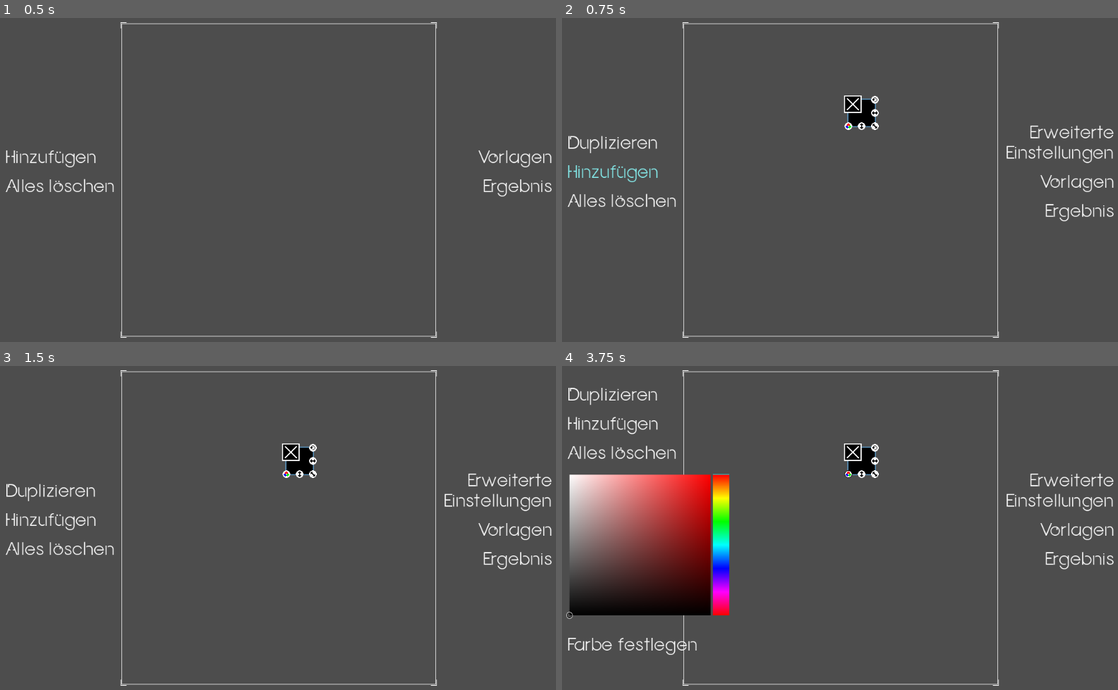
Above: before the commit, frames 1-4 (two rows, left to right).
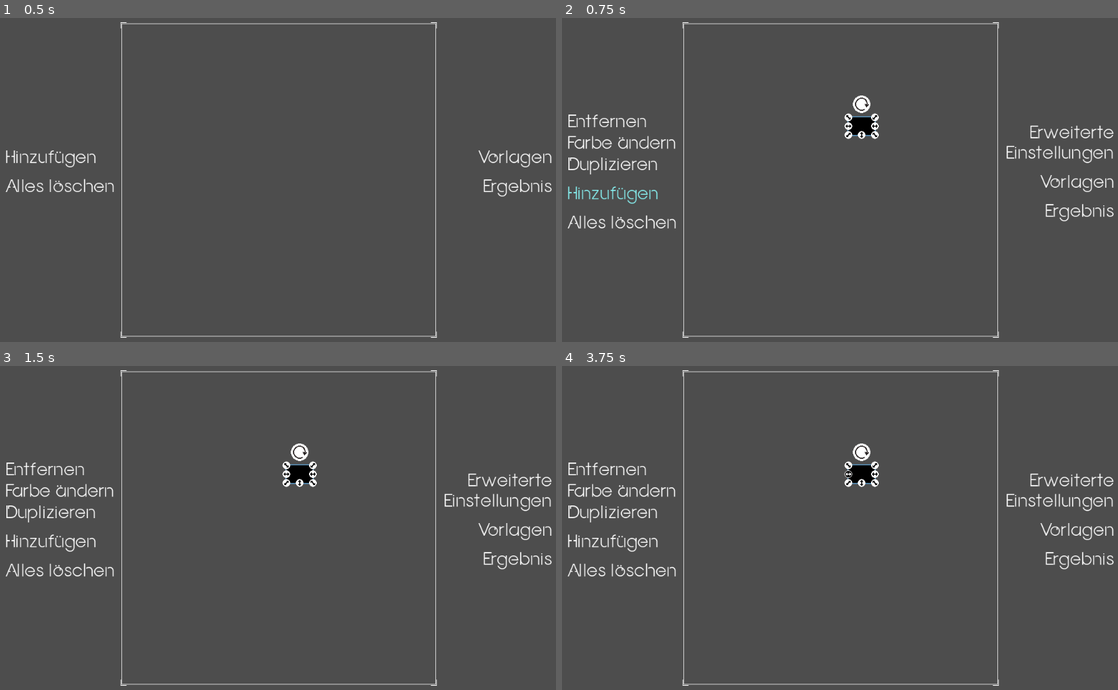
Above: after the commit, the same moments.

Repository: Anomasie/Fractals
Game: Godot game, scene res://scenes/GUI.tscn
Same seed, same stepped clock (60 frames per second), same inputs: the game is played once before the commit and once after it.
Inputs (mouse positions are in pixels of both pictures, inside the frame that each line leads up to; where the layout moved, square brackets give the same spot in the first picture):
- Up to frame 1 (0.5 s): no input
- Up to frame 2 (0.75 s): click "Hinzufügen" at 0.5 s
- Up to frame 3 (1.5 s): click (300, 472) [300, 459] at 1.25 s
- Up to frame 4 (3.75 s): click (873, 472) at 2.02 s; click (862, 453) [873, 447] at 2.75 s; click (851, 472) at 3.52 s

Frame 1 is identical in both runs. In frame 2, 2.3% of the frame differs, in the area x 1-57%, y 23-65%; in frame 3, 2.3%; in frame 4, 14%, in the area x 0-57%, y 6-90%.

Commit message:
changed height and width buttons

Diff:
--- a/scenes/Playground.gd
+++ b/scenes/Playground.gd
@@ -10,7 +10,6 @@
 	counter += 1
 	Instance.position = pos - Vector2(64,64)/2
 	Instance.close_me.connect(close.bind(Instance))
-	Instance.color_me.connect(color.bind(Instance))
 	Instance.focus_me.connect(focus.bind(Instance))
 	self.add_child(Instance)
 	self.focus(Instance)
@@ -26,10 +25,6 @@
 func close(MyRect):
 	MyRect.queue_free()
 	get_parent().focus(null)
-
-func color(MyRect):
-	get_parent().color(MyRect)
-	get_parent().focus(MyRect)
 
 func duplicate_rect(MyRect, origin):
 	# add some child
--- a/scenes/PlaygroundUI.gd
+++ b/scenes/PlaygroundUI.gd
@@ -4,9 +4,6 @@
 # There is no reason to call this a blue texture, as it isn't blue anymore.
 # However, it was in a previous version, and I diffuse to change the name.
 @onready var BlueTexture = $Center/Center/BlueTexture
-@onready var ColorBar = $Left/Lines/ColorBar
-@onready var ColorBarPicker = $Left/Lines/ColorBar/ColorPicker
-@onready var ColorBarReadyButton = $Left/Lines/ColorBar/ReadyButton
 @onready var ResultButton = $Right/Lines/ResultButton
 
 var rot = randi_range(0,360-1)
@@ -16,6 +13,43 @@
 	# hide and show
 	ColorBar.hide()
 	focus()
+
+func resize():
+	BlueTexture.custom_minimum_size = Global.LOUPE
+
+# focus
+
+signal focus_ready
+
+var CurrentRect = null
+
+func focus(Rect = CurrentRect):
+	CurrentRect = Rect
+	# if nothing in focus:
+	## close advanced options
+	if typeof(CurrentRect) == TYPE_NIL:
+		# and hide advanced option-button
+		ButtonOptions.hide()
+		AdvancedButton.hide()
+		DuplicateButton.hide()
+	# if you are focusing something:
+	## update AdvancedOptions
+	elif AdvancedOptions.visible:
+		ButtonOptions.show()
+		AdvancedOptions.load_ui(CurrentRect.get_contraction( BlueTexture.get_global_position() ))
+	## open advanced option-button
+	else:
+		ButtonOptions.show()
+		AdvancedButton.show()
+		PresetsButton.show()
+		DuplicateButton.show()
+	focus_ready.emit()
+
+# left
+
+@onready var ButtonOptions = $Left/Lines/ButtonOptions
+
+## general options
 
 func _on_add_pressed():
 	Playground.add(self.get_global_position() + self.size / 2 + Vector2(128,0).rotated(rot))
@@ -29,21 +63,28 @@
 	editing_color = false
 	rect_editing_color = null
 	CurrentRect = null
+	# left
+	ColorButton.hide()
 	ColorBar.hide()
+	# right
 	_on_advanced_options_close_me()
 	_on_presets_close_me()
 
-func _on_results_pressed():
-	var ifs = Playground.get_ifs( BlueTexture.get_global_position() )
-	self.get_parent().show_results(ifs)
+## remove button
 
-func resize():
-	BlueTexture.custom_minimum_size = Global.LOUPE
+## colors
 
-# colors
+@onready var ColorButton = $Left/Lines/ButtonOptions/ColorButton
+@onready var ColorBar = $Left/Lines/ButtonOptions/ColorBar
+@onready var ColorBarPicker = $Left/Lines/ButtonOptions/ColorBar/ColorPicker
+@onready var ColorBarReadyButton = $Left/Lines/ButtonOptions/ColorBar/ReadyButton
 
 var editing_color = false
 var rect_editing_color = null
+
+func _on_color_button_pressed():
+	color(CurrentRect)
+	ColorButton.hide()
 
 func color(MyRect):
 	editing_color = true
@@ -55,40 +96,28 @@
 	editing_color = false
 	rect_editing_color = null
 	ColorBar.hide()
+	ColorButton.show()
 
 func _on_color_picker_color_changed(new_color):
 	if editing_color and rect_editing_color:
 		rect_editing_color.color_rect(new_color)
 
-# advanced options
+## duplicate button
 
-signal focus_ready
+func _on_duplicate_button_pressed():
+	Playground.duplicate_rect(CurrentRect, BlueTexture.get_global_position())
+
+# right
+
+func _on_results_pressed():
+	var ifs = Playground.get_ifs( BlueTexture.get_global_position() )
+	self.get_parent().show_results(ifs)
+
+## advanced options
 
 @onready var AdvancedButton = $Right/Lines/AdvancedButton
 @onready var AdvancedOptions = $Right/Lines/AdvancedOptions
-@onready var DuplicateButton = $Left/Lines/DuplicateButton
-
-var CurrentRect = null
-
-func focus(Rect = CurrentRect):
-	CurrentRect = Rect
-	# if nothing in focus:
-	## close advanced options
-	if typeof(CurrentRect) == TYPE_NIL:
-		_on_advanced_options_close_me()
-		# and hide advanced option-button
-		AdvancedButton.hide()
-		DuplicateButton.hide()
-	# if you are focusing something:
-	## update AdvancedOptions
-	elif AdvancedOptions.visible:
-		AdvancedOptions.load_ui(CurrentRect.get_contraction( BlueTexture.get_global_position() ))
-	## open advanced option-button
-	else:
-		AdvancedButton.show()
-		PresetsButton.show()
-		DuplicateButton.show()
-	focus_ready.emit()
+@onready var DuplicateButton = $Left/Lines/ButtonOptions/DuplicateButton
 
 func _on_advanced_button_pressed():
 	AdvancedButton.hide()
@@ -112,10 +141,7 @@
 		new_contraction.color = CurrentRect.Rect.self_modulate
 		CurrentRect.update_to(new_contraction, BlueTexture.get_global_position())
 
-func _on_duplicate_button_pressed():
-	Playground.duplicate_rect(CurrentRect, BlueTexture.get_global_position())
-
-# presets
+## presets
 
 @onready var PresetsButton = $Right/Lines/PresetsButton
 @onready var Presets = $Right/Lines/Presets
--- a/scenes/PlaygroundUI.tscn
+++ b/scenes/PlaygroundUI.tscn
@@ -73,7 +73,43 @@
 size_flags_horizontal = 0
 size_flags_vertical = 4
 
-[node name="DuplicateButton" type="Button" parent="Left/Lines"]
+[node name="ButtonOptions" type="VBoxContainer" parent="Left/Lines"]
+layout_mode = 2
+theme_override_constants/separation = 2
+
+[node name="RemoveButton" type="Button" parent="Left/Lines/ButtonOptions"]
+layout_mode = 2
+text = "Entfernen"
+alignment = 0
+
+[node name="ColorButton" type="Button" parent="Left/Lines/ButtonOptions"]
+layout_mode = 2
+text = "Farbe ändern"
+alignment = 0
+
+[node name="ColorBar" type="VBoxContainer" parent="Left/Lines/ButtonOptions"]
+layout_mode = 2
+size_flags_horizontal = 0
+theme_override_constants/separation = 0
+
+[node name="ColorPicker" type="ColorPicker" parent="Left/Lines/ButtonOptions/ColorBar"]
+layout_mode = 2
+size_flags_horizontal = 0
+alignment = 1
+color = Color(0, 0, 0, 1)
+edit_alpha = false
+sampler_visible = false
+color_modes_visible = false
+sliders_visible = false
+hex_visible = false
+presets_visible = false
+
+[node name="ReadyButton" type="Button" parent="Left/Lines/ButtonOptions/ColorBar"]
+layout_mode = 2
+size_flags_horizontal = 0
+text = "Farbe festlegen"
+
+[node name="DuplicateButton" type="Button" parent="Left/Lines/ButtonOptions"]
 layout_mode = 2
 text = "Duplizieren"
 alignment = 0
@@ -91,29 +127,6 @@
 size_flags_horizontal = 0
 text = "Alles löschen"
 alignment = 0
-
-[node name="ColorBar" type="VBoxContainer" parent="Left/Lines"]
-visible = false
-layout_mode = 2
-size_flags_horizontal = 0
-theme_override_constants/separation = 0
-
-[node name="ColorPicker" type="ColorPicker" parent="Left/Lines/ColorBar"]
-layout_mode = 2
-size_flags_horizontal = 0
-alignment = 1
-color = Color(0, 0, 0, 1)
-edit_alpha = false
-sampler_visible = false
-color_modes_visible = false
-sliders_visible = false
-hex_visible = false
-presets_visible = false
-
-[node name="ReadyButton" type="Button" parent="Left/Lines/ColorBar"]
-layout_mode = 2
-size_flags_horizontal = 0
-text = "Farbe festlegen"
 
 [node name="Right" type="MarginContainer" parent="."]
 visibility_layer = 2
@@ -155,10 +168,11 @@
 text = "Ergebnis"
 alignment = 2
 
-[connection signal="pressed" from="Left/Lines/DuplicateButton" to="." method="_on_duplicate_button_pressed"]
+[connection signal="pressed" from="Left/Lines/ButtonOptions/ColorButton" to="." method="_on_color_button_pressed"]
+[connection signal="color_changed" from="Left/Lines/ButtonOptions/ColorBar/ColorPicker" to="." method="_on_color_picker_color_changed"]
+[connection signal="pressed" from="Left/Lines/ButtonOptions/DuplicateButton" to="." method="_on_duplicate_button_pressed"]
 [connection signal="pressed" from="Left/Lines/AddButton" to="." method="_on_add_pressed"]
 [connection signal="pressed" from="Left/Lines/CloseAllButton" to="." method="_on_close_all_pressed"]
-[connection signal="color_changed" from="Left/Lines/ColorBar/ColorPicker" to="." method="_on_color_picker_color_changed"]
 [connection signal="pressed" from="Right/Lines/AdvancedButton" to="." method="_on_advanced_button_pressed"]
 [connection signal="close_me" from="Right/Lines/AdvancedOptions" to="." method="_on_advanced_options_close_me"]
 [connection signal="value_changed" from="Right/Lines/AdvancedOptions" to="." method="_on_advanced_options_value_changed"]
--- a/scenes/Rect.gd
+++ b/scenes/Rect.gd
@@ -8,16 +8,20 @@
 # editing
 
 signal close_me
-signal color_me
 signal focus_me
 
-@onready var Rect = $TextureContainer/Rect
+@onready var Outline = $Content/OutlineContainer
+@onready var Rect = $Content/TextureContainer/Rect
+# buttons
+@onready var Content = $Content
+@onready var TurnButton = $TurnButton
 
 var editing_position = false
 var editing_width = false
 var editing_height = false
 var editing_turn = false
 
+var anchor = Vector2i.ZERO
 var rect_origin
 
 func _ready():
@@ -30,12 +34,12 @@
 		if editing_position:
 			self.position = event.position - rect_origin
 		elif editing_turn:
-			turn_rect((event.position - rect_origin).angle() + size.angle())
+			turn_rect((event.position - rect_origin).angle() + size.angle()*2)
 		else:
 			if editing_width:
-				resize_rect((event.position - rect_origin).dot(Vector2(1, 0).rotated(self.rotation)), Rect.custom_minimum_size.y)
+				resize_rect((event.position - rect_origin).dot( (anchor.x * Vector2(1, 0)).rotated(self.rotation) ), Rect.custom_minimum_size.y, anchor)
 			if editing_height:
-				resize_rect(Rect.custom_minimum_size.x, (event.position - rect_origin).dot(Vector2(0, 1).rotated(self.rotation)))
+				resize_rect(Rect.custom_minimum_size.x, (event.position - rect_origin).dot( (anchor.y * Vector2(0, 1) ).rotated(self.rotation) ), anchor)
 	if self.visible and event is InputEventMouseButton and not event.pressed:
 			editing_position = false
 			editing_width = false
@@ -47,26 +51,76 @@
 	rect_origin = get_viewport().get_mouse_position() - self.position
 	focus_me.emit()
 
-func _on_width_button_pressed():
+# stupid width buttons
+
+func _on_width_button_left_pressed():
 	editing_width = true
+	anchor.x = -1
+	rect_origin = Rect.get_global_position() + Vector2(Rect.size.x, 0)
+	focus_me.emit()
+
+func _on_width_button_right_pressed():
+	editing_width = true
+	anchor.x = 1
 	rect_origin = Rect.get_global_position()
 	focus_me.emit()
 
-func _on_height_button_pressed():
+func _on_height_button_up_pressed():
+	# actually, this method is useless, because I removed the button, but I like to keeep it
 	editing_height = true
+	anchor.y = -1
+	rect_origin = Rect.get_global_position() + Vector2(0, Rect.size.y)
+	focus_me.emit()
+
+func _on_height_button_down_pressed():
+	editing_height = true
+	anchor.y = 1
 	rect_origin = Rect.get_global_position()
 	focus_me.emit()
 
-func _on_diag_button_pressed():
-	_on_width_button_pressed()
-	_on_height_button_pressed()
+func _on_diag_button_rd_pressed():
+	editing_width = true
+	editing_height = true
+	anchor.x = 1
+	anchor.y = 1
+	rect_origin = Rect.get_global_position()
+	focus_me.emit()
+
+func _on_diag_button_ld_pressed():
+	editing_width = true
+	editing_height = true
+	anchor.x = -1
+	anchor.y = 1
+	rect_origin = Rect.get_global_position() + Vector2(Rect.size.x, 0)
+	focus_me.emit()
+
+func _on_diag_button_ru_pressed():
+	editing_width = true
+	editing_height = true
+	anchor.x = 1
+	anchor.y = -1
+	rect_origin = Rect.get_global_position() + Vector2(0, Rect.size.y)
+	focus_me.emit()
+
+func _on_diag_button_lu_pressed():
+	editing_width = true
+	editing_height = true
+	anchor.x = -1
+	anchor.y = -1
+	rect_origin = Rect.get_global_position() + Vector2(Rect.size.x, Rect.size.y)
+	focus_me.emit()
+
+# turning
 
 func _on_turn_button_pressed():
 	editing_turn = true
 	rect_origin = position + (size/2).rotated(self.rotation)
 	focus_me.emit()
 
-func resize_rect(width, height):
+# real functions
+
+func resize_rect(width, height, anchor=Vector2i(-1,1)):
+	var old_size = self.size
 	# prevent rect from being negative sized
 	# or too big (i.e. not a contraction)
 	width = max(min(width, Global.LOUPE.x-1), 0)
@@ -76,26 +130,26 @@
 	self.size.x = width
 	Rect.custom_minimum_size.y = height
 	self.size.y = height
+	# change position
+	if anchor.x < 0:
+		self.set_global_position(self.get_global_position() - Vector2((self.size - old_size).x, 0))
+	if anchor.y < 0:
+		self.set_global_position(self.get_global_position() - Vector2(0, (self.size - old_size).y))
 
 func turn_rect(turn):
 	self.rotation = turn
 	var current_rect_origin = (size/2).rotated(self.rotation)
-	self.position = rect_origin - current_rect_origin
+	self.set_global_position(rect_origin - current_rect_origin)
 
 func _on_close_button_pressed():
 	close_me.emit()
 
 ## focus
 
-@onready var Outline = $OutlineContainer
-
 func set_focus(enabled):
 	Outline.visible = enabled
 
 ## colors
-
-func _on_color_button_pressed():
-	color_me.emit()
 
 func color_rect(color):
 	Rect.self_modulate = color
--- a/scenes/Rect.tscn
+++ b/scenes/Rect.tscn
@@ -1,33 +1,9 @@
-[gd_scene load_steps=23 format=3 uid="uid://cchxu2rc1oy1g"]
+[gd_scene load_steps=16 format=3 uid="uid://cchxu2rc1oy1g"]
 
 [ext_resource type="Script" path="res://scenes/Rect.gd" id="1_xqf1l"]
 [ext_resource type="Texture2D" uid="uid://gk7udv2vih6r" path="res://assets/white.png" id="2_72flb"]
 [ext_resource type="Texture2D" uid="uid://qsebfi3447th" path="res://assets/blue.png" id="2_gir0y"]
 [ext_resource type="Texture2D" uid="uid://ooj8ue67bf7j" path="res://assets/gui/buttons.png" id="3_bnldn"]
-
-[sub_resource type="AtlasTexture" id="AtlasTexture_bycuk"]
-atlas = ExtResource("3_bnldn")
-region = Rect2(0, 0, 32, 32)
-
-[sub_resource type="AtlasTexture" id="AtlasTexture_ynbdy"]
-atlas = ExtResource("3_bnldn")
-region = Rect2(64, 0, 32, 32)
-
-[sub_resource type="AtlasTexture" id="AtlasTexture_hrfjs"]
-atlas = ExtResource("3_bnldn")
-region = Rect2(32, 0, 32, 32)
-
-[sub_resource type="AtlasTexture" id="AtlasTexture_lw3ss"]
-atlas = ExtResource("3_bnldn")
-region = Rect2(0, 48, 16, 16)
-
-[sub_resource type="AtlasTexture" id="AtlasTexture_fy47q"]
-atlas = ExtResource("3_bnldn")
-region = Rect2(16, 48, 16, 16)
-
-[sub_resource type="AtlasTexture" id="AtlasTexture_spham"]
-atlas = ExtResource("3_bnldn")
-region = Rect2(16, 48, 16, 16)
 
 [sub_resource type="AtlasTexture" id="AtlasTexture_iy0ws"]
 atlas = ExtResource("3_bnldn")
@@ -65,17 +41,13 @@
 atlas = ExtResource("3_bnldn")
 region = Rect2(16, 32, 16, 16)
 
-[sub_resource type="AtlasTexture" id="AtlasTexture_sf1cm"]
+[sub_resource type="AtlasTexture" id="AtlasTexture_bycuk"]
 atlas = ExtResource("3_bnldn")
-region = Rect2(32, 48, 16, 16)
+region = Rect2(0, 0, 32, 32)
 
-[sub_resource type="AtlasTexture" id="AtlasTexture_oxgps"]
+[sub_resource type="AtlasTexture" id="AtlasTexture_hrfjs"]
 atlas = ExtResource("3_bnldn")
-region = Rect2(64, 48, 16, 16)
-
-[sub_resource type="AtlasTexture" id="AtlasTexture_62824"]
-atlas = ExtResource("3_bnldn")
-region = Rect2(48, 48, 16, 16)
+region = Rect2(32, 0, 32, 32)
 
 [node name="Container" type="MarginContainer"]
 custom_minimum_size = Vector2(64, 64)
@@ -90,18 +62,25 @@
 script = ExtResource("1_xqf1l")
 metadata/_edit_group_ = true
 
-[node name="OutlineContainer" type="MarginContainer" parent="."]
+[node name="Content" type="MarginContainer" parent="."]
+layout_mode = 2
+theme_override_constants/margin_left = 0
+theme_override_constants/margin_top = 32
+theme_override_constants/margin_right = 0
+theme_override_constants/margin_bottom = 0
+
+[node name="OutlineContainer" type="MarginContainer" parent="Content"]
 layout_mode = 2
 theme_override_constants/margin_left = 6
 theme_override_constants/margin_top = 6
 theme_override_constants/margin_right = 6
 theme_override_constants/margin_bottom = 6
 
-[node name="Outline" type="TextureRect" parent="OutlineContainer"]
+[node name="Outline" type="TextureRect" parent="Content/OutlineContainer"]
 layout_mode = 2
 texture = ExtResource("2_gir0y")
 
-[node name="TextureContainer" type="MarginContainer" parent="."]
+[node name="TextureContainer" type="MarginContainer" parent="Content"]
 custom_minimum_size = Vector2(48, 48)
 layout_mode = 2
 theme_override_constants/margin_left = 8
@@ -109,31 +88,15 @@
 theme_override_constants/margin_right = 8
 theme_override_constants/margin_bottom = 8
 
-[node name="Rect" type="TextureRect" parent="TextureContainer"]
+[node name="Rect" type="TextureRect" parent="Content/TextureContainer"]
 self_modulate = Color(0, 0, 0, 1)
 layout_mode = 2
 texture = ExtResource("2_72flb")
 
-[node name="MoveButton" type="Button" parent="TextureContainer"]
+[node name="MoveButton" type="Button" parent="Content/TextureContainer"]
 layout_mode = 2
 
-[node name="CloseButton" type="TextureButton" parent="."]
-layout_mode = 2
-size_flags_horizontal = 0
-size_flags_vertical = 0
-texture_normal = SubResource("AtlasTexture_bycuk")
-texture_pressed = SubResource("AtlasTexture_ynbdy")
-texture_hover = SubResource("AtlasTexture_hrfjs")
-
-[node name="TurnButton" type="TextureButton" parent="."]
-layout_mode = 2
-size_flags_horizontal = 8
-size_flags_vertical = 0
-texture_normal = SubResource("AtlasTexture_lw3ss")
-texture_pressed = SubResource("AtlasTexture_fy47q")
-texture_hover = SubResource("AtlasTexture_spham")
-
-[node name="WidthButton" type="TextureButton" parent="."]
+[node name="WidthButtonRight" type="TextureButton" parent="Content"]
 layout_mode = 2
 size_flags_horizontal = 8
 size_flags_vertical = 4
@@ -141,7 +104,16 @@
 texture_pressed = SubResource("AtlasTexture_bcgre")
 texture_hover = SubResource("AtlasTexture_likl4")
 
-[node name="HeightButton" type="TextureButton" parent="."]
+[node name="WidthButtonLeft" type="TextureButton" parent="Content"]
+layout_mode = 2
+size_flags_horizontal = 0
+size_flags_vertical = 4
+texture_normal = SubResource("AtlasTexture_iy0ws")
+texture_pressed = SubResource("AtlasTexture_bcgre")
+texture_hover = SubResource("AtlasTexture_likl4")
+flip_h = true
+
+[node name="HeightButtonDown" type="TextureButton" parent="Content"]
 layout_mode = 2
 size_flags_horizontal = 4
 size_flags_vertical = 8
@@ -149,7 +121,7 @@
 texture_pressed = SubResource("AtlasTexture_050ry")
 texture_hover = SubResource("AtlasTexture_bifrm")
 
-[node name="DiagButton" type="TextureButton" parent="."]
+[node name="DiagButtonRD" type="TextureButton" parent="Content"]
 layout_mode = 2
 size_flags_horizontal = 8
 size_flags_vertical = 8
@@ -157,18 +129,48 @@
 texture_pressed = SubResource("AtlasTexture_1ctkp")
 texture_hover = SubResource("AtlasTexture_s83sm")
 
-[node name="ColorButton" type="TextureButton" parent="."]
+[node name="DiagButtonLD" type="TextureButton" parent="Content"]
 layout_mode = 2
 size_flags_horizontal = 0
 size_flags_vertical = 8
-texture_normal = SubResource("AtlasTexture_sf1cm")
-texture_pressed = SubResource("AtlasTexture_oxgps")
-texture_hover = SubResource("AtlasTexture_62824")
+texture_normal = SubResource("AtlasTexture_lq3gv")
+texture_pressed = SubResource("AtlasTexture_1ctkp")
+texture_hover = SubResource("AtlasTexture_s83sm")
+flip_h = true
 
-[connection signal="button_down" from="TextureContainer/MoveButton" to="." method="_on_move_button_pressed"]
-[connection signal="button_up" from="CloseButton" to="." method="_on_close_button_pressed"]
+[node name="DiagButtonRU" type="TextureButton" parent="Content"]
+layout_mode = 2
+size_flags_horizontal = 8
+size_flags_vertical = 0
+texture_normal = SubResource("AtlasTexture_lq3gv")
+texture_pressed = SubResource("AtlasTexture_1ctkp")
+texture_hover = SubResource("AtlasTexture_s83sm")
+flip_v = true
+
+[node name="DiagButtonLU" type="TextureButton" parent="Content"]
+layout_mode = 2
+size_flags_horizontal = 0
+size_flags_vertical = 0
+texture_normal = SubResource("AtlasTexture_lq3gv")
+texture_pressed = SubResource("AtlasTexture_1ctkp")
+texture_hover = SubResource("AtlasTexture_s83sm")
+flip_h = true
+flip_v = true
+
+[node name="TurnButton" type="TextureButton" parent="."]
+layout_mode = 2
+size_flags_horizontal = 4
+size_flags_vertical = 0
+texture_normal = SubResource("AtlasTexture_bycuk")
+texture_hover = SubResource("AtlasTexture_hrfjs")
+texture_focused = SubResource("AtlasTexture_hrfjs")
+
+[connection signal="button_down" from="Content/TextureContainer/MoveButton" to="." method="_on_move_button_pressed"]
+[connection signal="button_down" from="Content/WidthButtonRight" to="." method="_on_width_button_right_pressed"]
+[connection signal="button_down" from="Content/WidthButtonLeft" to="." method="_on_width_button_left_pressed"]
+[connection signal="button_down" from="Content/HeightButtonDown" to="." method="_on_height_button_down_pressed"]
+[connection signal="button_down" from="Content/DiagButtonRD" to="." method="_on_diag_button_rd_pressed"]
+[connection signal="button_down" from="Content/DiagButtonLD" to="." method="_on_diag_button_ld_pressed"]
+[connection signal="button_down" from="Content/DiagButtonRU" to="." method="_on_diag_button_ru_pressed"]
+[connection signal="button_down" from="Content/DiagButtonLU" to="." method="_on_diag_button_lu_pressed"]
 [connection signal="button_down" from="TurnButton" to="." method="_on_turn_button_pressed"]
-[connection signal="button_down" from="WidthButton" to="." method="_on_width_button_pressed"]
-[connection signal="button_down" from="HeightButton" to="." method="_on_height_button_pressed"]
-[connection signal="button_down" from="DiagButton" to="." method="_on_diag_button_pressed"]
-[connection signal="button_down" from="ColorButton" to="." method="_on_color_button_pressed"]
Binary file changed: assets/gui/buttons.aseprite
Binary file changed: assets/gui/buttons.png
